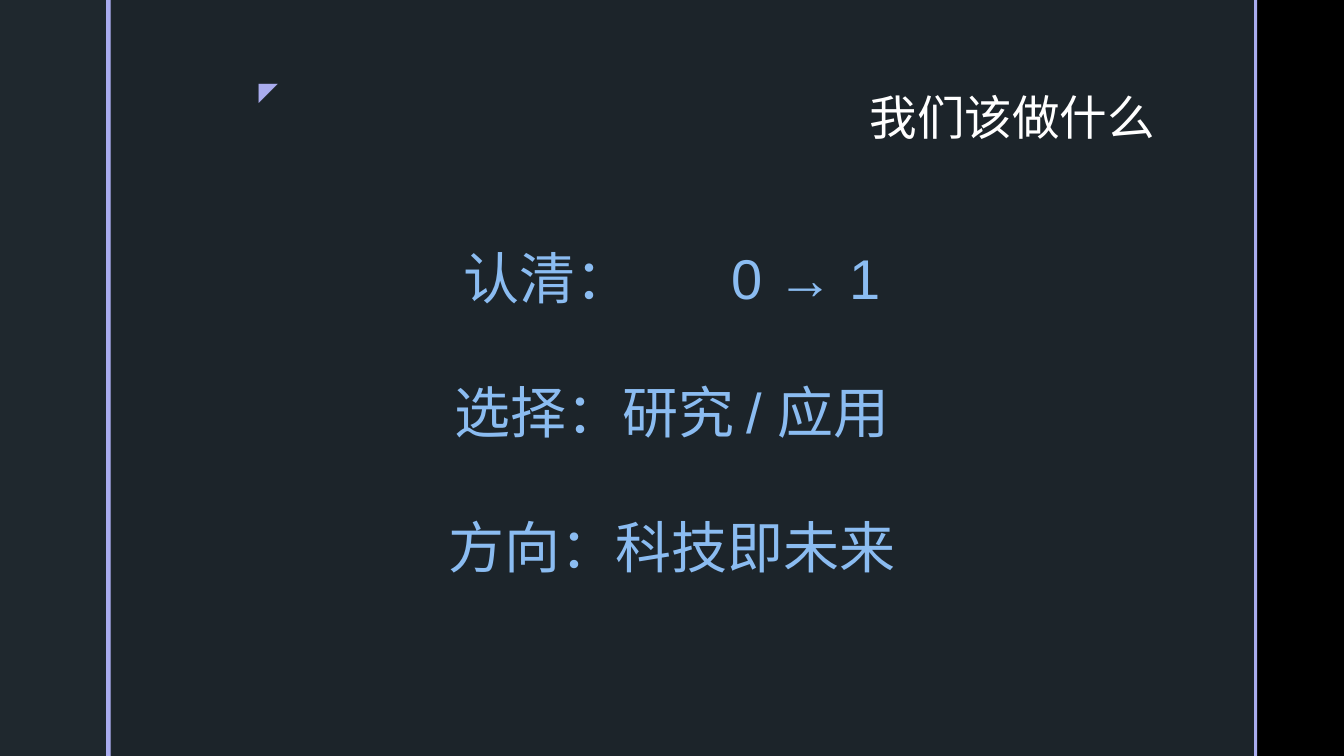
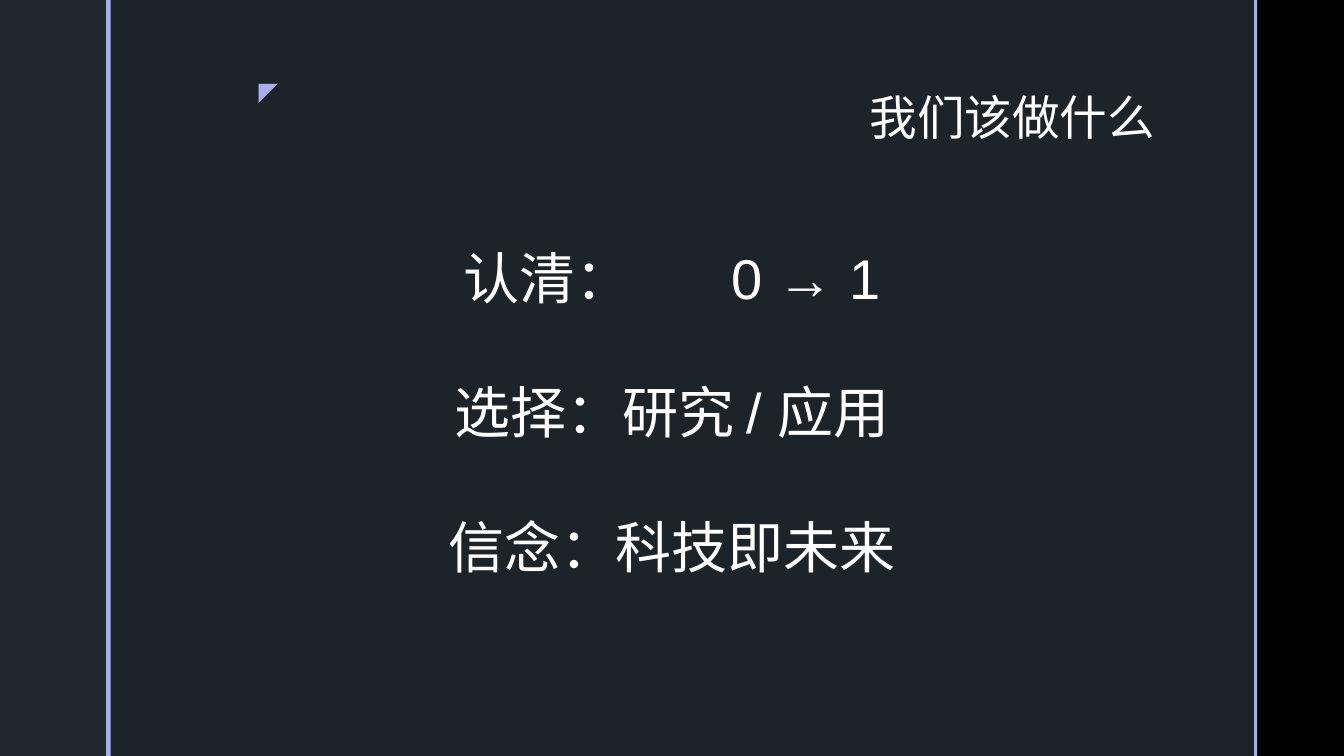
Before and after one commit to SakigamiYang/PyCon, a slide deck: slide 19 of Python-Meetup/20210523/深度学习简介.pptx (slide 17 before the commit). Drawn at 1344x756 pixels with LibreOffice and Linux fonts; fonts in the diff are those of the drawing; background and template pictures are left out. Boxes give left, top, right and bottom in pixels: in the first picture for what was removed or moved away, otherwise in the second. Text is boxed around its words. In the diff, an @@ line names an element or a change of style, - is before the commit and + after.

```diff
--- a/Python-Meetup/20210523/深度学习简介.pptx
+++ b/Python-Meetup/20210523/深度学习简介.pptx
@@ text at (454, 252, 890, 438): text colour #8BBCF1 to #FFFFFF in "认清： 0 → 1", "选择：研究 / 应用" @@
@@ text at (448, 520, 896, 573): text changed; text colour #8BBCF1 to #FFFFFF @@
-方向：科技即未来
+信念：科技即未来
```
Also in this commit, not shown: 11 other slides changed, 2 slides added, 2 other files.
